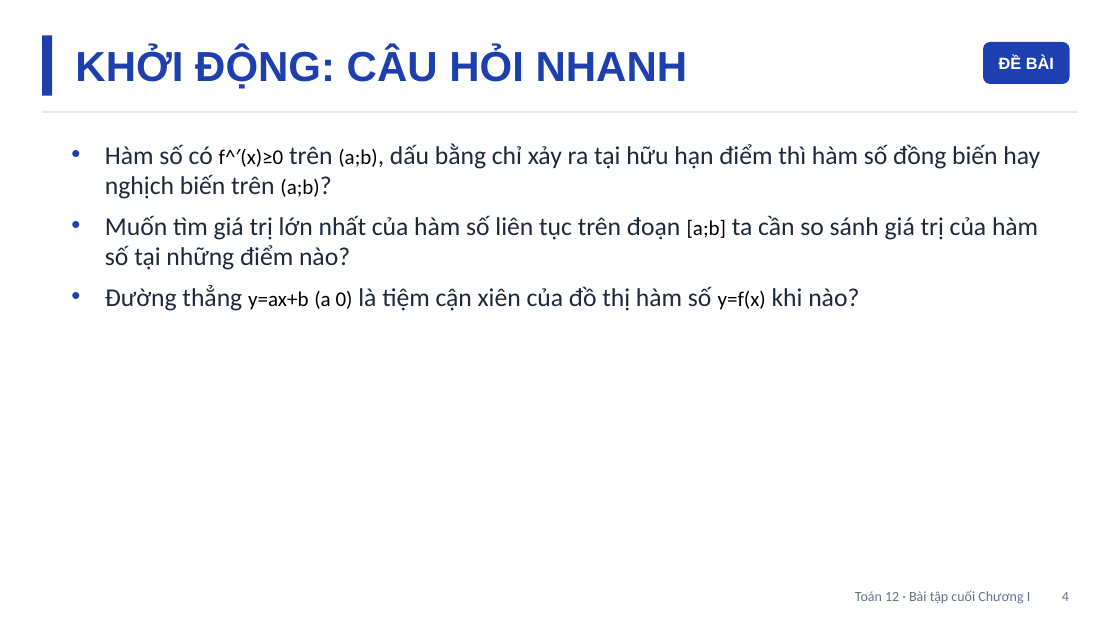
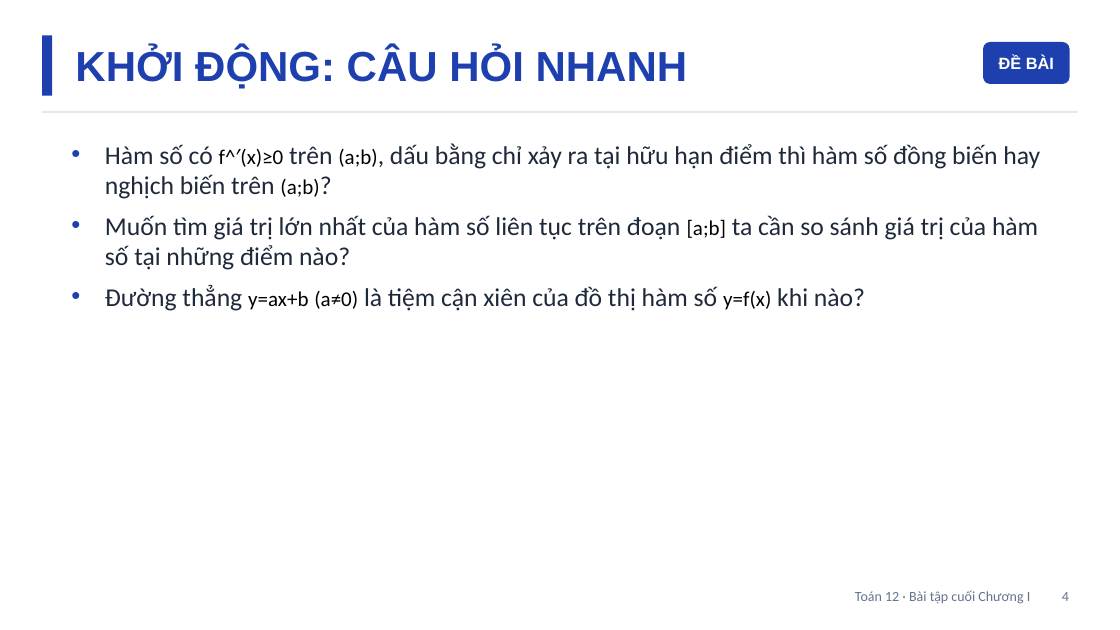
Before and after one commit to Trangtu66/Taode_thi_online, a slide deck: slide 4 of mon/toan/slide/lop12/Slide_TOAN12_BaiTapCuoiChuong1_T23-24.pptx. Drawn at 1120x630 pixels with LibreOffice and Linux fonts; fonts in the diff are those of the drawing. Boxes give left, top, right and bottom in pixels: in the first picture for what was removed or moved away, otherwise in the second. Text is boxed around its words. In the diff, an @@ line names an element or a change of style, - is before the commit and + after.

```diff
--- a/mon/toan/slide/lop12/Slide_TOAN12_BaiTapCuoiChuong1_T23-24.pptx
+++ b/mon/toan/slide/lop12/Slide_TOAN12_BaiTapCuoiChuong1_T23-24.pptx
@@ text at bbox=[105, 285, 865, 311]: text changed @@
-• Đường thẳng y=ax+b (a 0) là tiệm cận xiên của đồ thị hàm số y=f(x) khi nào?
+• Đường thẳng y=ax+b (a≠0) là tiệm cận xiên của đồ thị hàm số y=f(x) khi nào?
```
Also in this commit, not shown: 7 other files.
